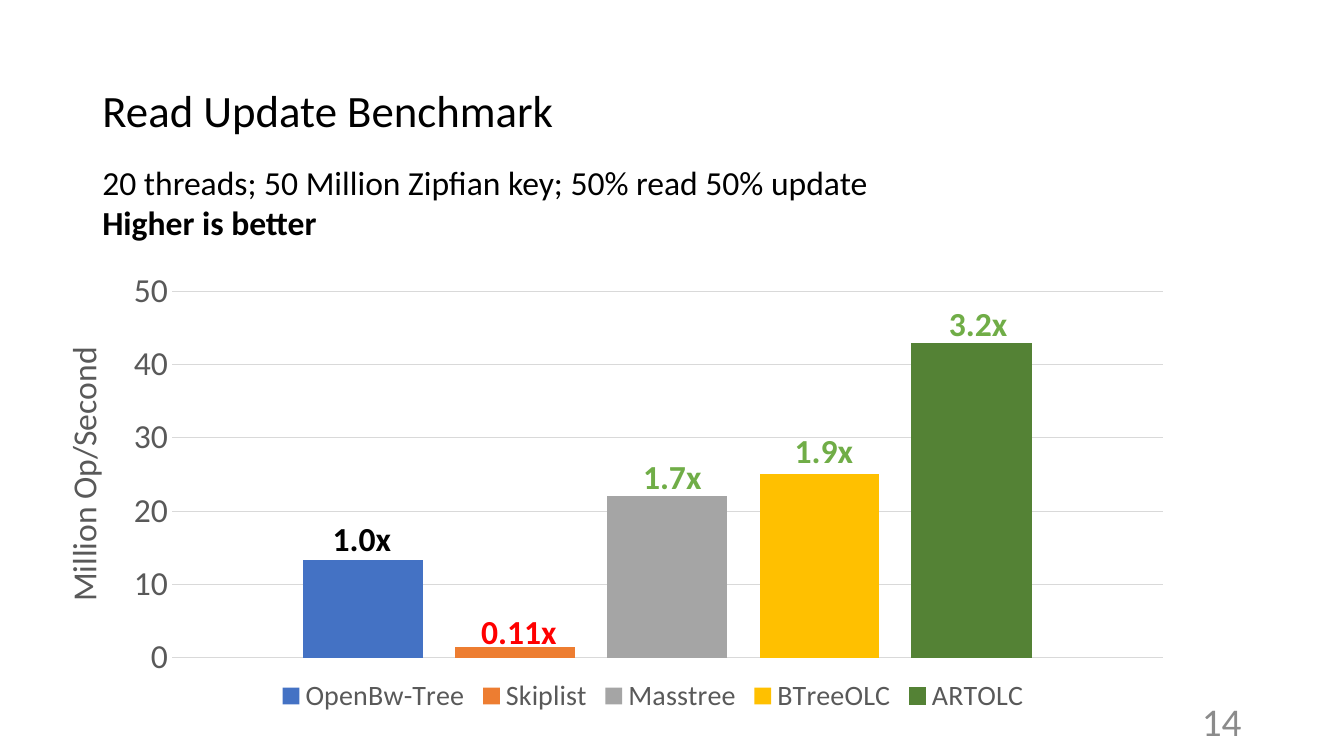
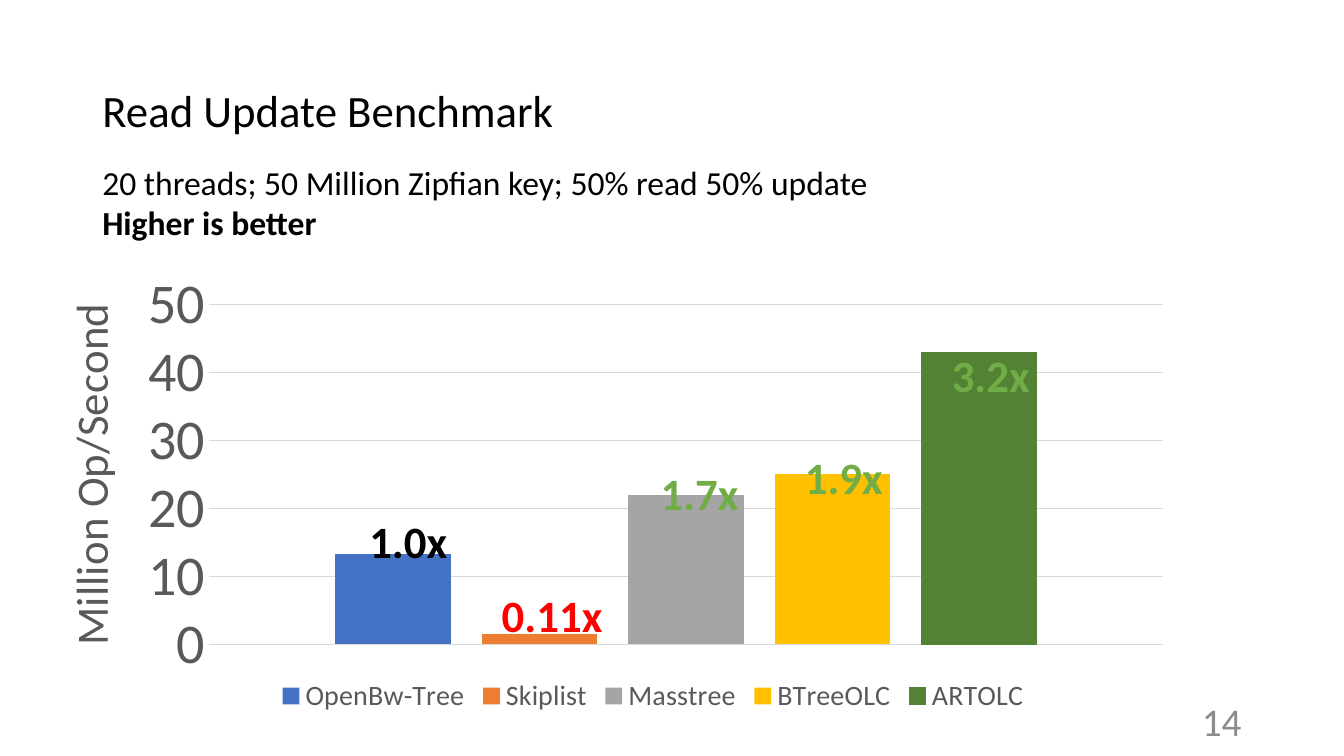
Before and after one commit to wangziqi2013/BwTree, a slide deck: slide 14 of SIGMOD 2018.pptx. Drawn at 1344x756 pixels with LibreOffice and Linux fonts; fonts in the diff are those of the drawing. Boxes give left, top, right and bottom in pixels: in the first picture for what was removed or moved away, otherwise in the second. Text is boxed around its words. In the diff, an @@ line names an element or a change of style, - is before the commit and + after.

```diff
--- a/SIGMOD 2018.pptx
+++ b/SIGMOD 2018.pptx
@@ column chart at (x1=42, y1=261, x2=1187, y2=741) @@
@@ value axis changed @@
@@ size 24 to 32 pt in 5 elements at (x1=369, y1=520, x2=447, y2=569), (x1=661, y1=473, x2=739, y2=510), (x1=502, y1=602, x2=603, y2=644), (x1=805, y1=456, x2=883, y2=505), (x1=952, y1=363, x2=1030, y2=392) @@
@@ text "3.2x" moved from (x1=949, y1=314, x2=1007, y2=344) to (x1=952, y1=363, x2=1030, y2=392) @@
@@ text "1.9x" moved from (x1=795, y1=441, x2=853, y2=463) to (x1=805, y1=456, x2=883, y2=505) @@
@@ text "1.7x" moved from (x1=643, y1=467, x2=701, y2=497) to (x1=661, y1=473, x2=739, y2=510) @@
@@ text "1.0x" moved from (x1=333, y1=529, x2=391, y2=552) to (x1=369, y1=520, x2=447, y2=569) @@
@@ text "0.11x" moved from (x1=481, y1=622, x2=556, y2=653) to (x1=502, y1=602, x2=603, y2=644) @@
```
Also in this commit, not shown: 10 other slides changed, 1 slide added, 1 slide removed.
